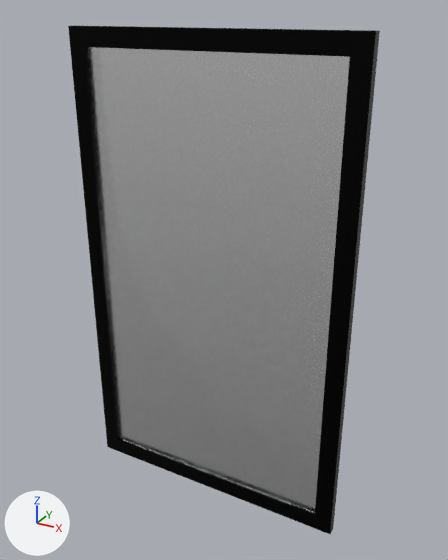
What one commit did to the glTF model entry-door.glb.
Both versions are drawn from a camera (50 mm lens) standing at (2.33, -3.98, 2.13) and looking at (0.09, 0.09, 0.09). Arrows for +X, +Y and +Z are at lower left; the lights stay in place. Where no turn or scale is listed for an object, it has been applied to the vertices. Vertices at the same position are counted once.

Objects in the first picture: 'Glass', 'Outer Frame'.
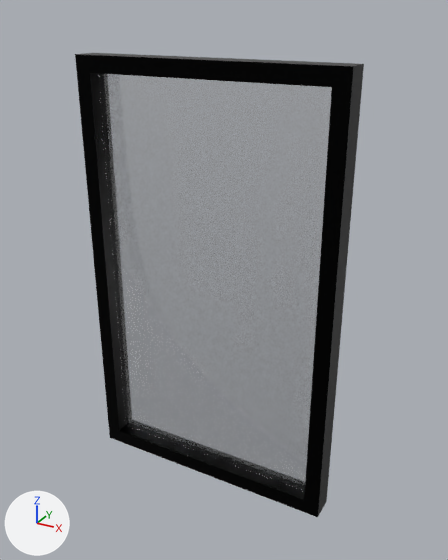
Where the newer file only moved an object's origin or applied its transform, the numbers keep the older frame.

What differs and where, as boxes [x1, y1, x2, y2] in the pictures (448 x 560 px):
'Glass', surface changed, mesh rescaled (11% narrower, 10% shorter): before [87, 47, 350, 513]; after [98, 73, 332, 492]
'Outer Frame', reshaped, rescaled (7% narrower, 9% shorter): before [68, 25, 380, 534]; after [75, 53, 364, 517]

Diff of the bpy script that builds the scene:
```diff
--- a/entry-door.glb.py
+++ b/entry-door.glb.py
@@ mat_glass @@
 mat_glass.ior = 1.45
-mat_glass.alpha = 0.8
+mat_glass.alpha = 0.4
 mat_glass.transmission_weight = 1.0
@@ me_cube_001 @@
 # used by ob_outer_frame; location = (0.0, 0.0, 0.0)
-me_cube_001.from_pydata(...)  # 36 vertices, 72 faces; spans x -1.2..1.2, y -0.04..0.04, z -2.0..2.0
+me_cube_001.from_pydata(...)  # 16 vertices, 32 faces; spans x -1.1..1.1, y -0.13..0.13, z -1.8..1.8
+# me_cube_001 part 1: the whole mesh is rebuilt
 me_cube_001.materials.append(mat_aluminium)
@@ me_cube_003 @@
 me_cube_003.from_pydata(...)  # 8 vertices, 12 faces; spans x -1.05..1.05, y -0.01..0.01, z -1.85..1.85
 # used by ob_glass; location = (0.0, -0.015, 0.0)
+# me_cube_003 part 2: the whole mesh is scaled about its middle by (0.924, 1, 0.903), then moved by (0.0, 0.01, 0.0)
 me_cube_003.materials.append(mat_glass)
@@ ob_outer_frame @@
 ob_outer_frame.location = (0.0, 0.0, 0.0)
+ob_outer_frame.scale = (1.0, 0.808, 1.0)
```
